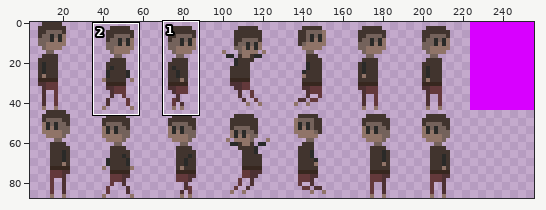
Sprite sheet: images/protag.png. Above, an overview of the earlier version with the close-up marked.
Close-up. Before:
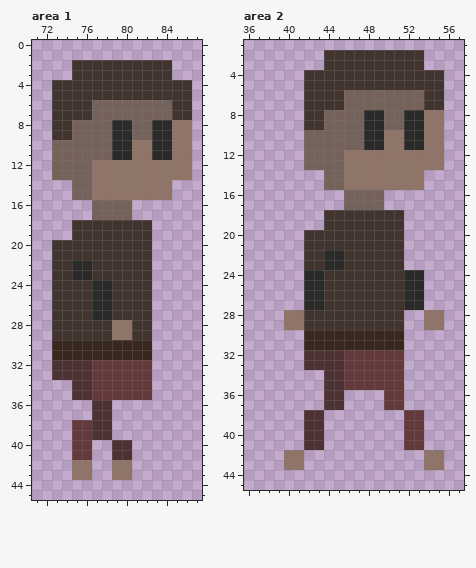
The file is 512x176 pixels, drawn in blocks of 2x2; one block is one cell here. Shown: area 1: x 71..87, y 0..45; area 2: x 36..57, y 1..45. The wide view leaves out empty margins. The commit also changed other parts of the picture, which this record leaves out.
Now the later version:
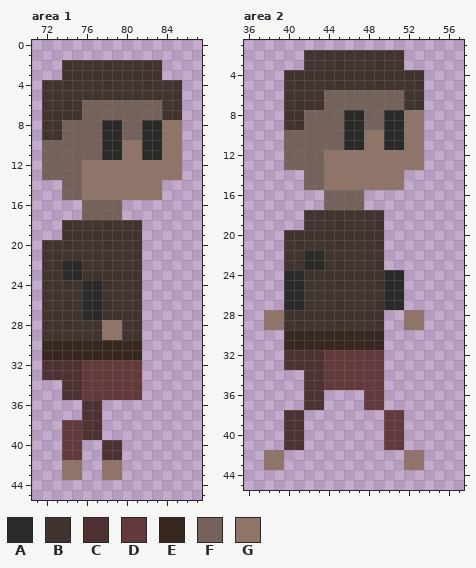
Palette (. is transparent): A #2a2a28  B #41342e  C #4d3133  D #63393b  E #37271f  F #74625b  G #907468
Diff:
Changed rows in their new state; - is an unchanged pixel.
Area 1:
first column x 72:
 2 --B---------.--
 3 --B---------.--
 4 B-------------.
 5 B-------------.
 6 B---F-------B-.
 7 B---F-------B-.
 8 B-F---A-F-A-G-.
 9 B-F---A-F-A-G-.
10 F-----A-G-A-G-.
11 F-----A-G-A-G-.
12 F---G---------.
13 F---G---------.
14 --F-G-------.--
15 --F-G-------.--
16 ----F---.------
17 ----F---.------
18 --B-------.----
19 --B-------.----
20 B---------.----
21 B---------.----
22 B-A-B-----.----
23 B-A-B-----.----
24 B---A-B---.----
25 B---A-B---.----
26 B---A-B---.----
27 B---A-B---.----
28 B-----G-B-.----
29 B-----G-B-.----
30 E---------.----
31 E---------.----
32 C---D-----.----
33 C---D-----.----
34 --C-D-----.----
35 --C-D-----.----
36 ----C-.--------
37 ----C-.--------
38 --D-C-.--------
39 --D-C-.--------
40 --D-.-C-.------
41 --D-.-C-.------
42 --G-.-G-.------
43 --G-.-G-.------
Area 2:
first column x 38:
 2 ----BB--------..--
 3 ----BB--------..--
 4 --BB------------..
 5 --BB------------..
 6 --BB--FF------BB..
 7 --BB--FF------BB..
 8 --BBFF--AAFFAAGG..
 9 --BBFF--AAFFAAGG..
10 --FF----AAGGAAGG..
11 --FF----AAGGAAGG..
12 --FF--GG--------..
13 --FF--GG--------..
14 ----FFGG------..--
15 ----FFGG------..--
16 ------FF--..------
17 ------FF--..------
18 ----BB------..----
19 ----BB------..----
20 --BB--------..----
21 --BB--------..----
22 --BBAABB----..----
23 --BBAABB----..----
24 --AABB------AA..--
25 --AABB------AA..--
26 --AABB------AA..--
27 --AABB------AA..--
28 GGBB--------..GG..
29 GGBB--------..GG..
30 --EE--------..----
31 --EE--------..----
32 --CC--DD----..----
33 --CC--DD----..----
34 ----CCDD----..----
35 ----CCDD----..----
36 ----CC..--DD..----
37 ----CC..--DD..----
38 --CC..------DD..--
39 --CC..------DD..--
40 --CC..------DD..--
41 --CC..------DD..--
42 GG..----------GG..
43 GG..----------GG..
